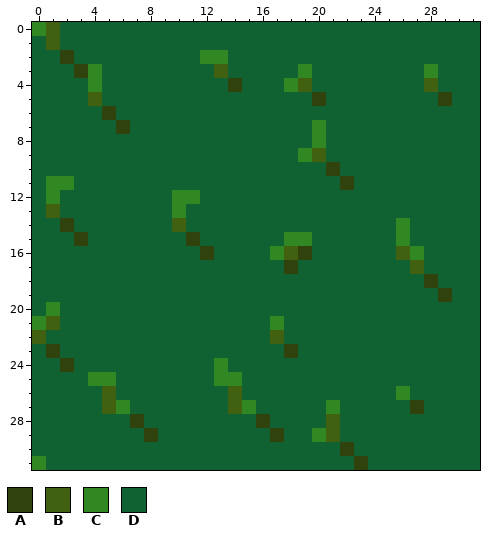
File history of a pixel-art sprite, Test/res/sprites/tiles/grass_01.png. The first picture shows the starting point.
The file is 32x32 pixels.
Palette (. is transparent): A #31430d  B #426110  C #318721  D #116233
Pixels before, first column x 0:
 0 CBDDDDDDDDDDDDDDDDDDDDDDDDDDDDDD
 1 DBDDDDDDDDDDDDDDDDDDDDDDDDDDDDDD
 2 DDADDDDDDDDDCCDDDDDDDDDDDDDDDDDD
 3 DDDACDDDDDDDDBDDDDDCDDDDDDDDCDDD
 4 DDDDCDDDDDDDDDADDDCBDDDDDDDDBDDD
 5 DDDDBDDDDDDDDDDDDDDDADDDDDDDDADD
 6 DDDDDADDDDDDDDDDDDDDDDDDDDDDDDDD
 7 DDDDDDADDDDDDDDDDDDDCDDDDDDDDDDD
 8 DDDDDDDDDDDDDDDDDDDDCDDDDDDDDDDD
 9 DDDDDDDDDDDDDDDDDDDCBDDDDDDDDDDD
10 DDDDDDDDDDDDDDDDDDDDDADDDDDDDDDD
11 DCCDDDDDDDDDDDDDDDDDDDADDDDDDDDD
12 DCDDDDDDDDCCDDDDDDDDDDDDDDDDDDDD
13 DBDDDDDDDDCDDDDDDDDDDDDDDDDDDDDD
14 DDADDDDDDDBDDDDDDDDDDDDDDDCDDDDD
15 DDDADDDDDDDADDDDDDCCDDDDDDCDDDDD
16 DDDDDDDDDDDDADDDDCBADDDDDDBCDDDD
17 DDDDDDDDDDDDDDDDDDADDDDDDDDBDDDD
18 DDDDDDDDDDDDDDDDDDDDDDDDDDDDADDD
19 DDDDDDDDDDDDDDDDDDDDDDDDDDDDDADD
20 DCDDDDDDDDDDDDDDDDDDDDDDDDDDDDDD
21 CBDDDDDDDDDDDDDDDCDDDDDDDDDDDDDD
22 BDDDDDDDDDDDDDDDDBDDDDDDDDDDDDDD
23 DADDDDDDDDDDDDDDDDADDDDDDDDDDDDD
24 DDADDDDDDDDDDCDDDDDDDDDDDDDDDDDD
25 DDDDCCDDDDDDDCCDDDDDDDDDDDDDDDDD
26 DDDDDBDDDDDDDDBDDDDDDDDDDDCDDDDD
27 DDDDDBCDDDDDDDBCDDDDDCDDDDDADDDD
28 DDDDDDDADDDDDDDDADDDDBDDDDDDDDDD
29 DDDDDDDDADDDDDDDDADDCBDDDDDDDDDD
30 DDDDDDDDDDDDDDDDDDDDDDADDDDDDDDD
31 CDDDDDDDDDDDDDDDDDDDDDDADDDDDDDD
The result:
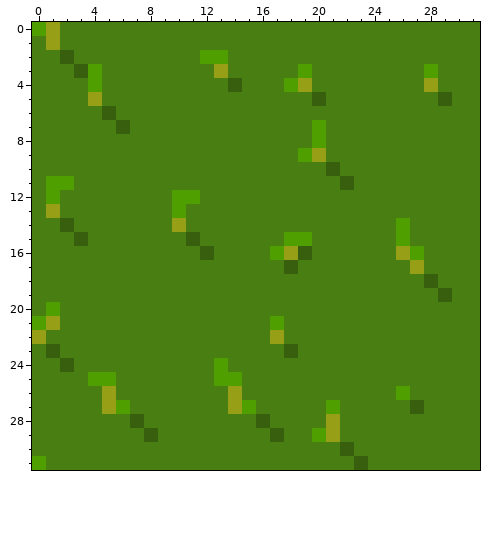
Diff:
Colour A changes from #31430d to #375f0d.
Colour B changes from #426110 to #969f16.
Colour C changes from #318721 to #509f00.
Colour D changes from #116233 to #497f12.
Boxes around the changes in both pictures, in picture pixels (x1, y1, x2, y2):
changed: (32, 22, 480, 470)
